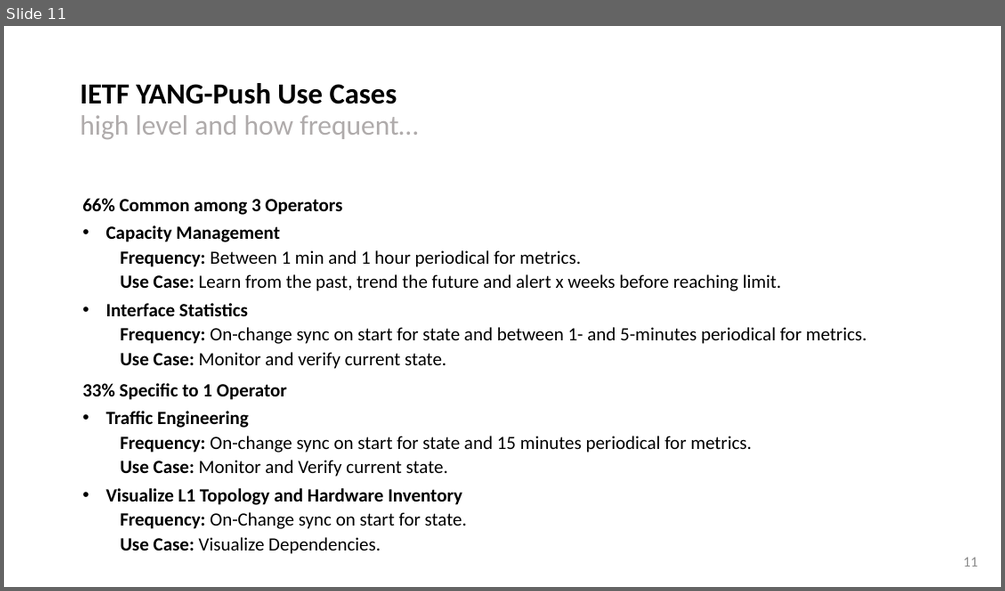
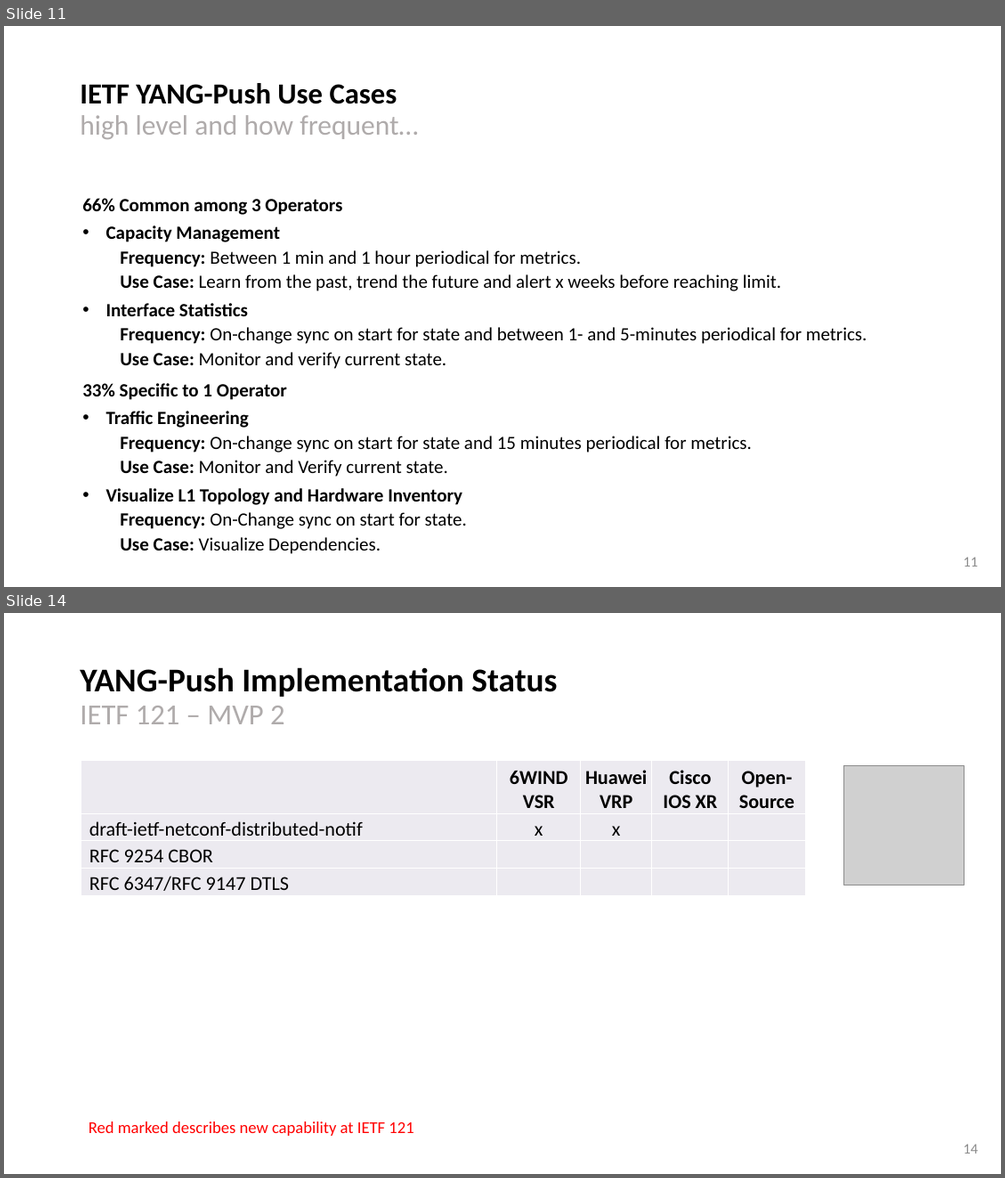
Before and after one commit to network-analytics/ietf-network-analytics-document-status, a slide deck: 121/NMOP/ietf-yang-push-implementations-next-steps.pptx. Shown one above the other, each under a label of ours: slide 11 before the commit, slides 11 and 14 after it; the slides between them are not shown. The pictures are 1005x591 and 1005x1178 pixels, drawn with LibreOffice and Linux fonts; fonts in the diff are those of the drawing; grey boxes stand for pictures. Boxes give left, top, right and bottom in pixels: in the first picture for what was removed or moved away, otherwise in the second. Text is boxed around its words. In the diff, an @@ line names an element or a change of style, - is before the commit and + after.

```diff
--- a/121/NMOP/ietf-yang-push-implementations-next-steps.pptx
+++ b/121/NMOP/ietf-yang-push-implementations-next-steps.pptx
@@ slide 14 added at (4,613,1001,1174), background #FFFFFF @@
@@ title added at (80,667,557,724), 32 pt, text #000000, bold @@
+YANG-Push Implementation Status
+IETF 121 – MVP 2
@@ table added at (81,761,806,896), 4 rows, 5 columns @@
+ | 6WIND VSR | Huawei VRP | Cisco IOS XR | Open-Source
+draft-ietf-netconf-distributed-notif | x | x |  | 
+RFC 9254 CBOR |  |  |  | 
+RFC 6347/RFC 9147 DTLS |  |  |  | 
@@ picture added at (844,765,963,885) @@
@@ text added at (89,1121,413,1135), 16 pt, text #FF0000 @@
+Red marked describes new capability at IETF 121
@@ page number added at (963,1143,979,1153), 14 pt, text #8C8C8C @@
+14
```
Also in this commit, not shown: 1 slide changed, 2 other slides added, 5 other files.
